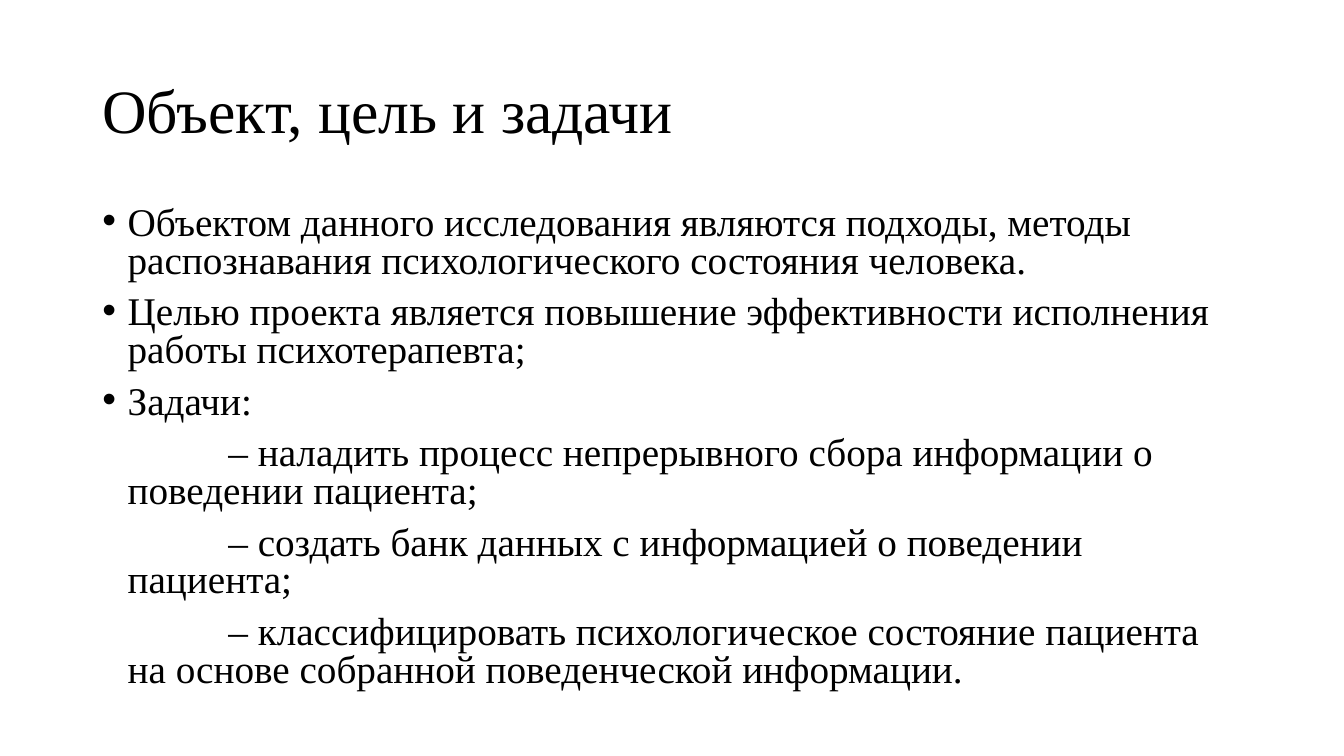
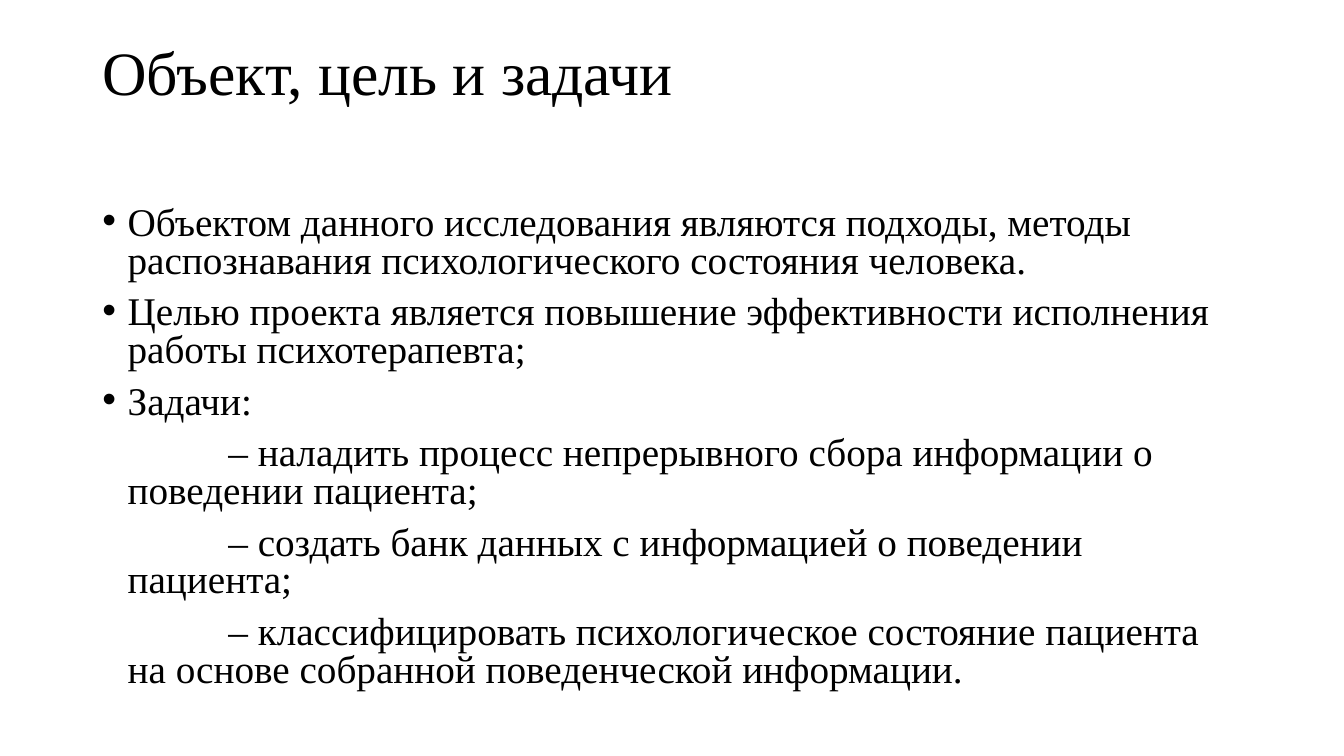
Before and after one commit to Wideweb/-digital-psychology-docs, a slide deck: slide 2 of Алькевич А.С/Презентация.pptx. Drawn at 1344x756 pixels with LibreOffice and Linux fonts; fonts in the diff are those of the drawing. Boxes give left, top, right and bottom in pixels: in the first picture for what was removed or moved away, otherwise in the second. Text is boxed around its words. In the diff, an @@ line names an element or a change of style, - is before the commit and + after.

```diff
--- a/Алькевич А.С/Презентация.pptx
+++ b/Алькевич А.С/Презентация.pptx
@@ title "Объект, цель и задачи": place and size @@
-title "Объект, цель и задачи" at bbox=[102, 89, 673, 144]
+title "Объект, цель и задачи" at bbox=[102, 51, 673, 106]
```
Also in this commit, not shown: 2 other slides changed, 17 slides added, 3 slides removed, 7 other files.
